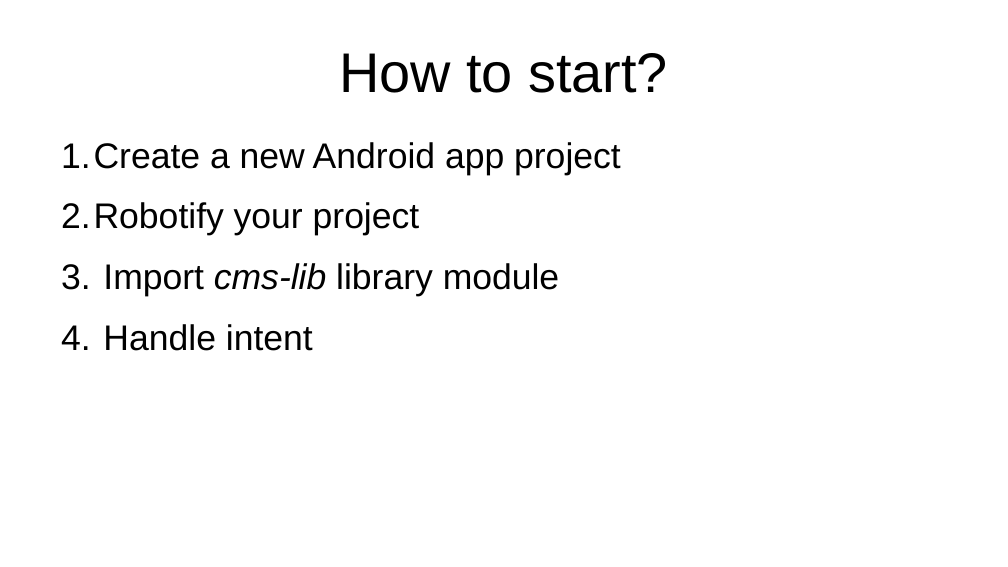
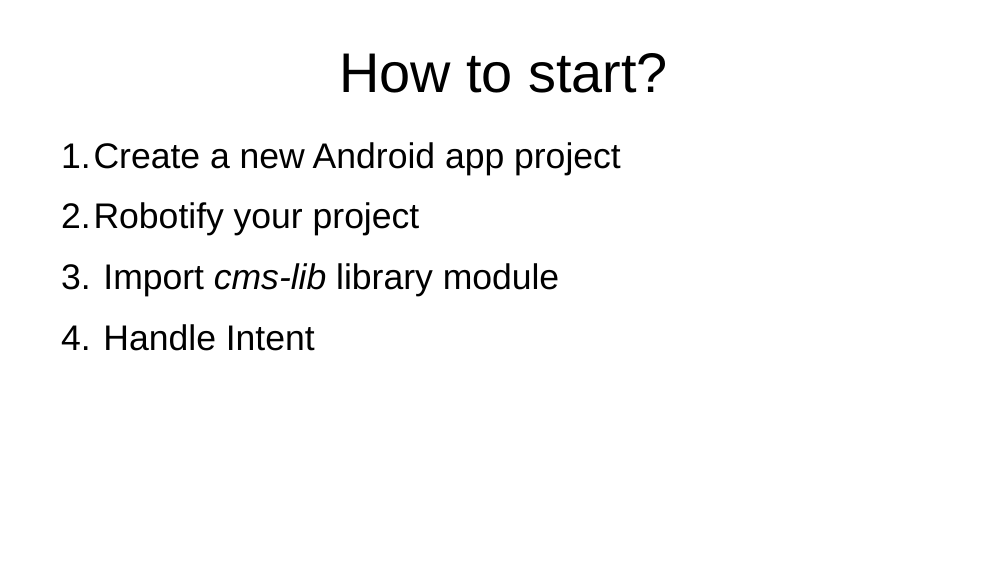
Before and after one commit to hanneseilers/PepperCMSBundle, a slide deck: slide 4 of doc/implementing pepper apps.odp. Drawn at 1008x567 pixels with LibreOffice and Linux fonts; fonts in the diff are those of the drawing. Boxes give left, top, right and bottom in pixels: in the first picture for what was removed or moved away, otherwise in the second. Text is boxed around its words. In the diff, an @@ line names an element or a change of style, - is before the commit and + after.

```diff
--- a/doc/implementing pepper apps.odp
+++ b/doc/implementing pepper apps.odp
@@ text at [103,324,315,351]: text changed @@
-4. Handle intent
+4. Handle Intent
```
Also in this commit, not shown: 3 other slides changed, 5 other files.
